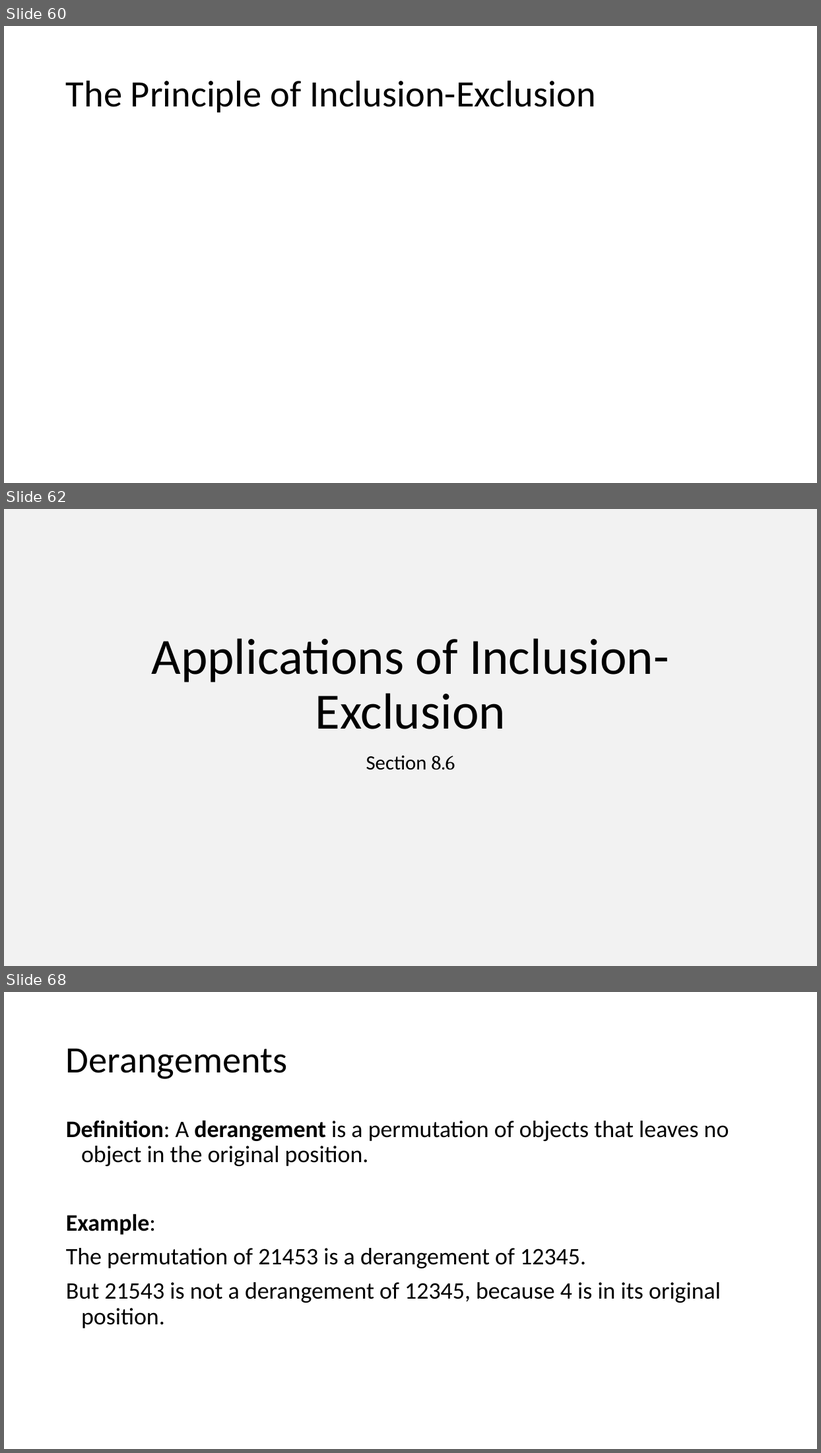
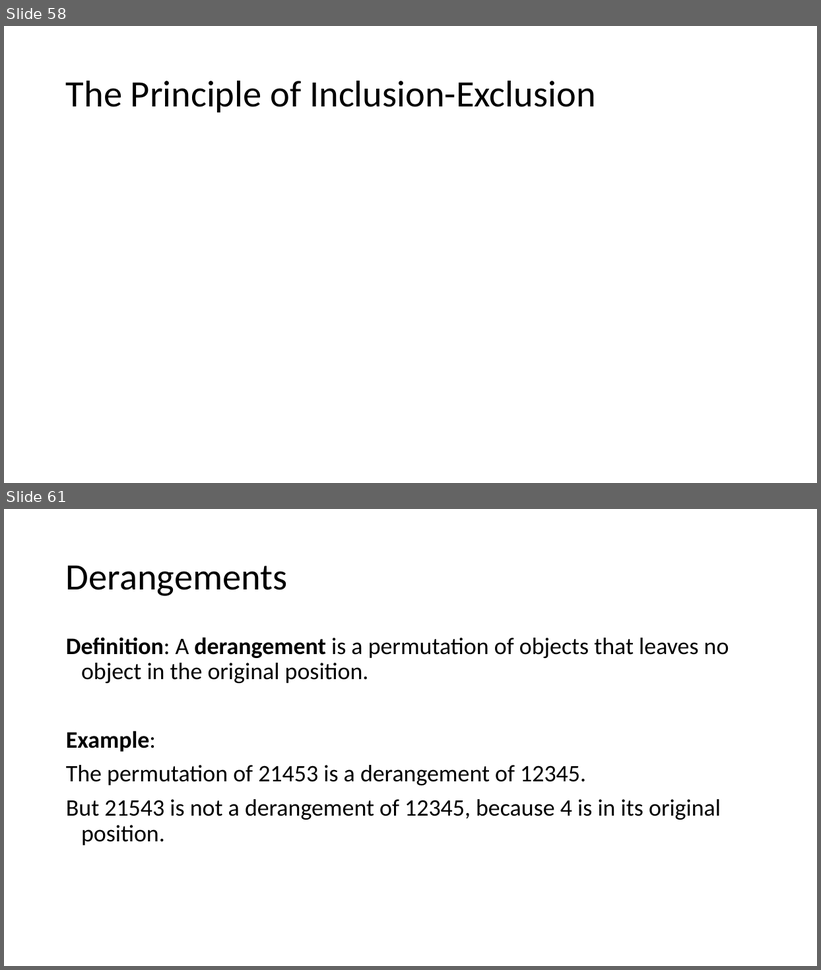
Before and after one commit to LSIR/AICC-I, a slide deck: Lectures/Week 11/11. Advanced Counting.pptx. Shown one above the other, each under a label of ours: slides 60, 62 and 68 before the commit, slides 58 and 61 after it; the slides between them are not shown. The pictures are 821x1453 and 821x970 pixels, drawn with LibreOffice and Linux fonts; fonts in the diff are those of the drawing; grey boxes stand for pictures. Boxes give left, top, right and bottom in pixels: in the first picture for what was removed or moved away, otherwise in the second. Text is boxed around its words. In the diff, an @@ line names an element or a change of style, - is before the commit and + after.

```diff
--- a/Lectures/Week 11/11. Advanced Counting.pptx
+++ b/Lectures/Week 11/11. Advanced Counting.pptx
@@ slide 62 removed at [4,509,817,966], background #F2F2F2 @@
@@ title removed at [152,638,669,729] @@
-Applications of Inclusion-Exclusion
@@ subtitle removed at [366,755,455,770] @@
-Section 8.6
@@ what was slide 60 is now slide 58 @@
@@ what was slide 68 is now slide 61 @@
```
Also in this commit, not shown: 10 slides changed, 1 slide added, 6 other slides removed, 1 other file.
